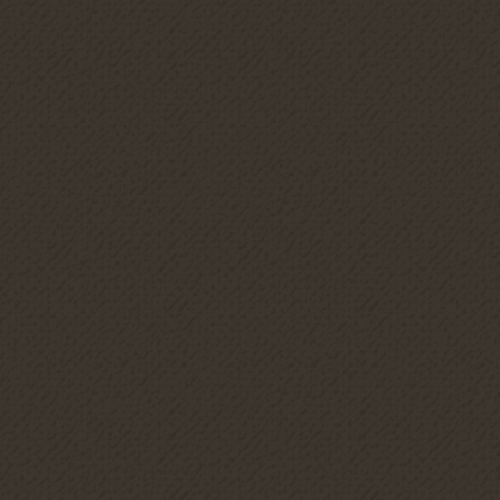
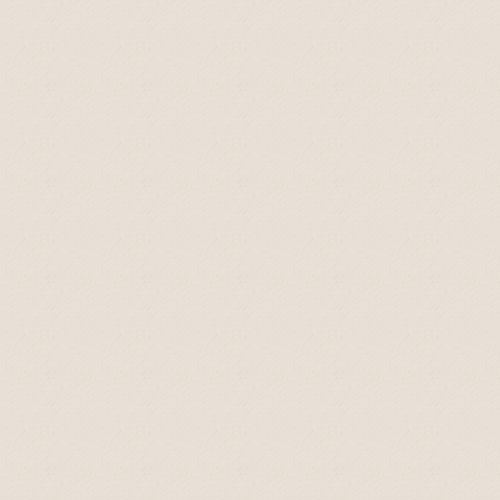
Layered file, before and after one edit (500×500). Changes by layer:
painted on "earth" over [0, 0, 500, 500]
